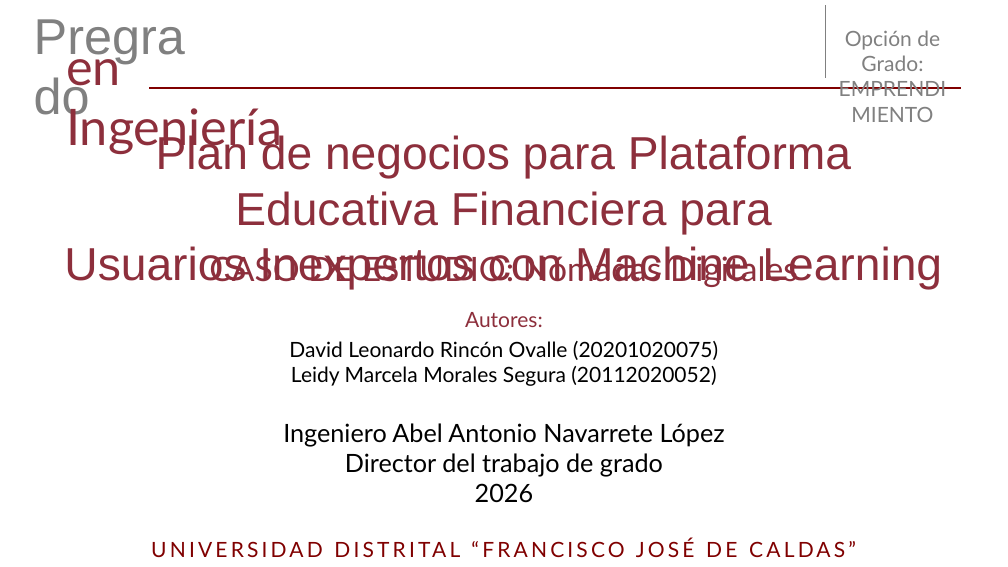
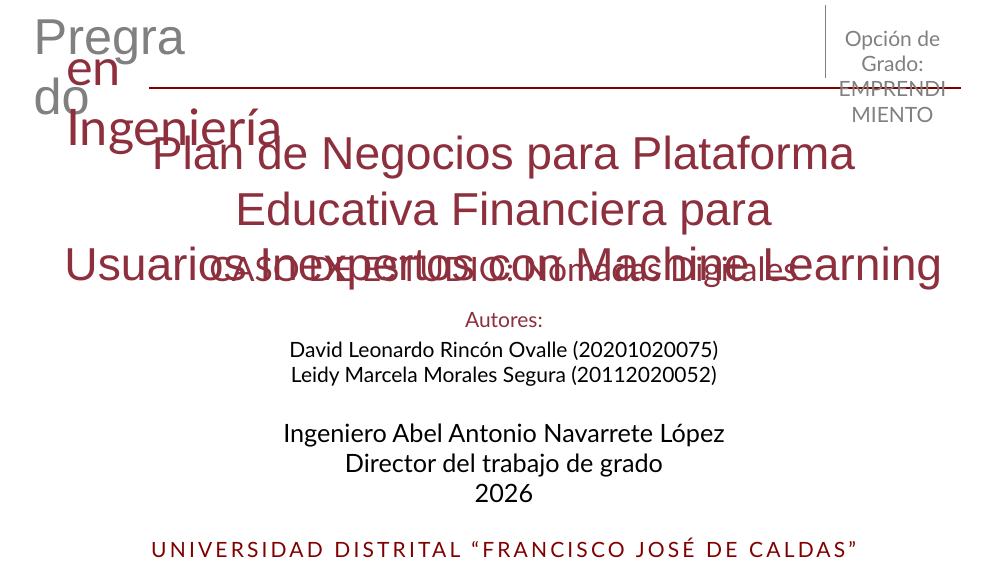
Before and after one commit to DLRin/anteproyecto, a slide deck: slide 1 of Presentacion/Presentacion.pptx. Drawn at 1008x567 pixels with LibreOffice and Linux fonts; fonts in the diff are those of the drawing. Boxes give left, top, right and bottom in pixels: in the first picture for what was removed or moved away, otherwise in the second. Text is boxed around its words. In the diff, an @@ line names an element or a change of style, - is before the commit and + after.

```diff
--- a/Presentacion/Presentacion.pptx
+++ b/Presentacion/Presentacion.pptx
@@ text at [152,133,855,234]: text changed @@
-Plan de negocios para Plataforma Educativa Financiera para
+Plan de Negocios para Plataforma Educativa Financiera para
```
Also in this commit, not shown: 21 other slides changed, 2 slides added, 24 other files.
